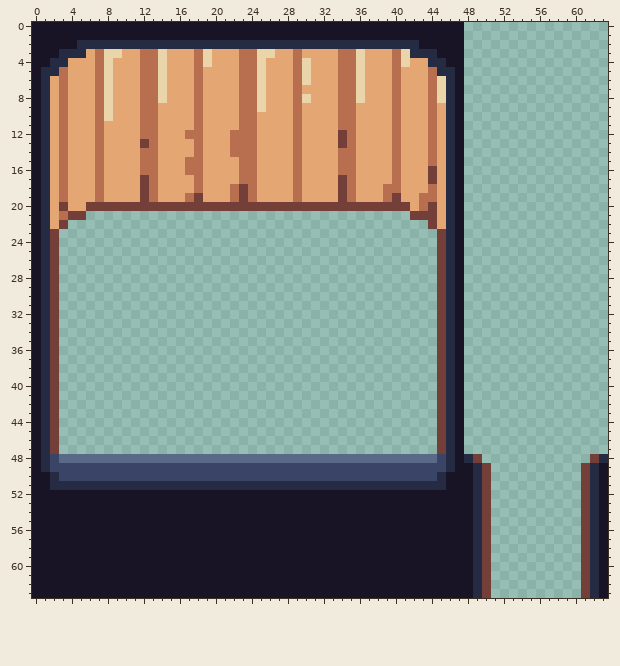
One commit to this pixel-art file: levels/walls.ase. That is the earlier state.
64x64 pixels, 1 frame.
And afterwards:
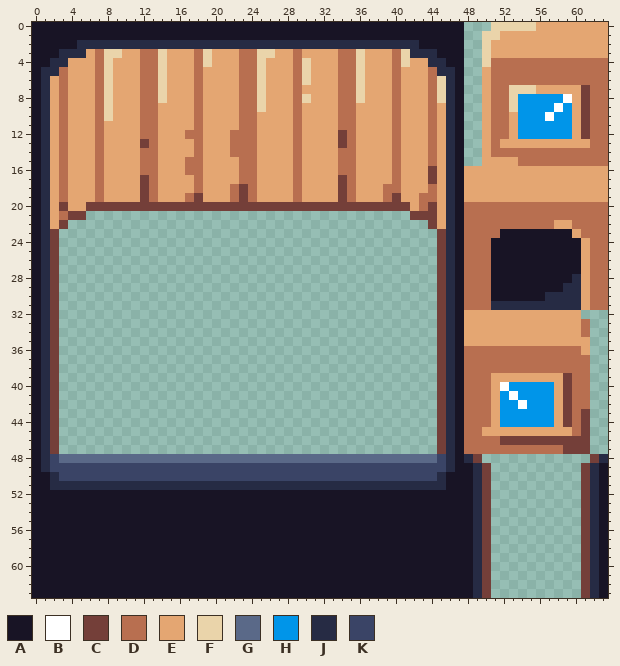
Palette (. is transparent): A #181425  B #ffffff  C #743f39  D #b86f50  E #e4a672  F #ead4aa  G #5a6988  H #0095e9  J #262b44  K #3a4466
Change:
Colour A now appears in row 23 at x 52 to 59; in rows 24 to 27 at x 51 to 60; in row 28 at x 51 to 59; in row 29 at x 51 to 58; in row 30 at x 51 to 56.
Colour B now appears in row 8 at x 59; in row 9 at x 58; in row 10 at x 57; in row 40 at x 52; in row 41 at x 53; in row 42 at x 54.
Colour C now appears in rows 7 to 12 at x 61; in rows 39 to 42 at x 59; in rows 43 to 44 at x 59 and 61; in row 45 at x 61; in row 46 at x 52 to 61; in row 47 at x 59 to 61.
Colour D now appears in rows 4 to 6 at x 51 to 63; in rows 7 to 12 at x 51 to 52 and 62 to 63; in row 13 at x 51 and 62 to 63; in row 14 at x 51 to 63; in row 15 at x 54 to 63; in rows 20 to 21 at x 48 to 63.
Colour D now appears in row 22 at x 48 to 57 and 60 to 63; in row 23 at x 48 to 51 and 61 to 63; in rows 24 to 31 at x 48 to 50 and 62 to 63; in rows 33 to 34 at x 61; in row 36 at x 48 to 60; in rows 37 to 38 at x 48 to 61.
Colour D now appears in rows 39 to 42 at x 48 to 50 and 60 to 61; in rows 43 to 44 at x 48 to 50 and 60; in row 45 at x 48 to 49 and 60; in row 46 at x 48 to 51; in row 47 at x 48 to 58.
Colour E now appears in row 0 at x 56 to 63; in row 1 at x 52 to 63; in rows 2 to 3 at x 51 to 63; in rows 5 to 6 at x 50; in row 7 at x 50 and 56 to 60; in rows 8 to 9 at x 50 and 60.
Colour E now appears in rows 10 to 12 at x 50, 53 and 60; in row 13 at x 50 and 52 to 61; in row 14 at x 50; in row 15 at x 50 to 53; in rows 16 to 19 at x 48 to 63; in row 22 at x 58 to 59.
Colour E now appears in row 23 at x 60; in rows 24 to 31 at x 61; in rows 32 to 34 at x 48 to 60; in row 35 at x 48 to 61; in row 36 at x 61; in row 39 at x 51 to 58.
Colour E now appears in rows 40 to 44 at x 51 and 58; in row 45 at x 50 to 59.
Colour F now appears in row 0 at x 51 to 55; in row 1 at x 50 to 51; in rows 2 to 4 at x 50; in row 7 at x 53 to 55; in rows 8 to 9 at x 53.
Colour H now appears in row 8 at x 54 to 58; in row 9 at x 54 to 57 and 59; in row 10 at x 54 to 56 and 58 to 59; in rows 11 to 12 at x 54 to 59; in row 40 at x 53 to 57; in row 41 at x 52 and 54 to 57.
Colour H now appears in row 42 at x 52 to 53 and 55 to 57; in rows 43 to 44 at x 52 to 57.
Colour J now appears in row 28 at x 60; in row 29 at x 59 to 60; in row 30 at x 57 to 60; in row 31 at x 51 to 60.
